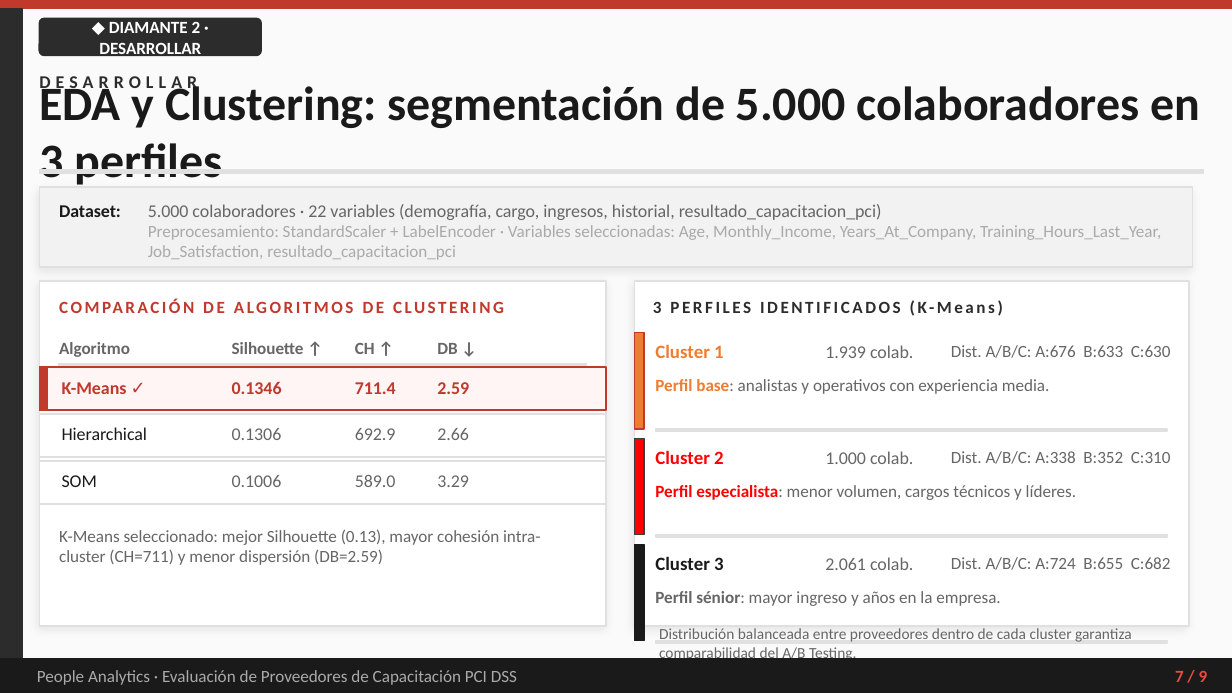
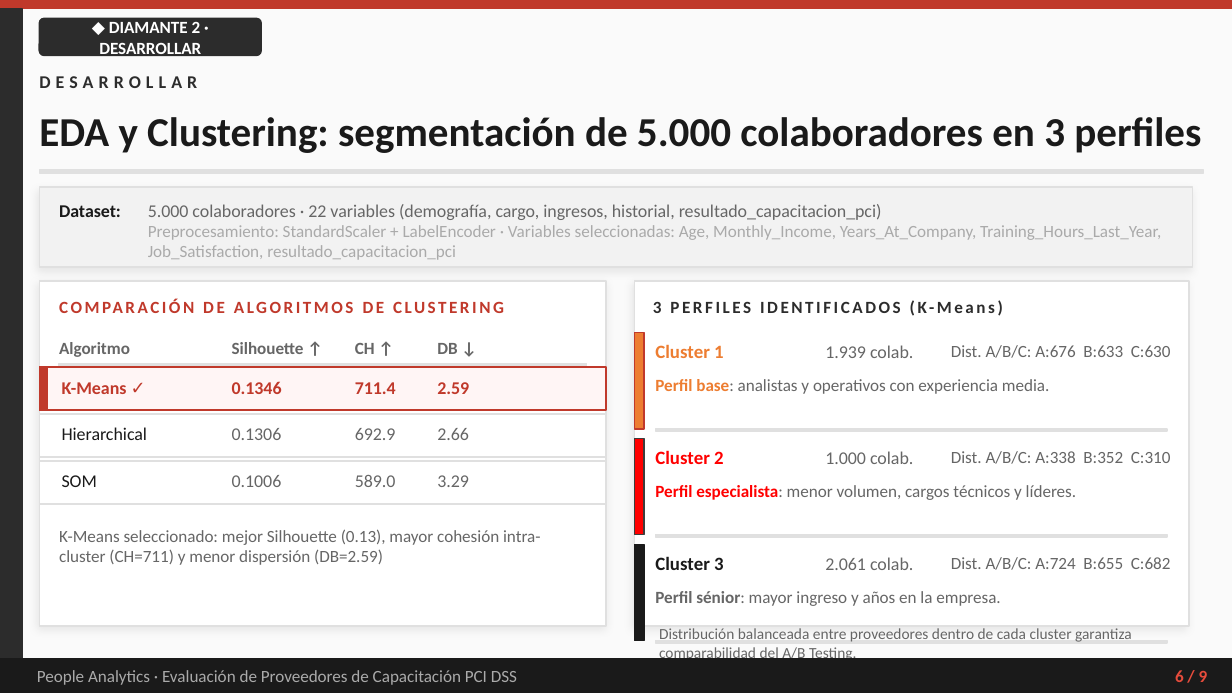
Before and after one commit to oceballos/PeopleAnalytics, a slide deck: slide 8 of people_analytics_G6_capacitación.pptx. Drawn at 1232x693 pixels with LibreOffice and Linux fonts; fonts in the diff are those of the drawing. Boxes give left, top, right and bottom in pixels: in the first picture for what was removed or moved away, otherwise in the second. Text is boxed around its words. In the diff, an @@ line names an element or a change of style, - is before the commit and + after.

```diff
--- a/people_analytics_G6_capacitación.pptx
+++ b/people_analytics_G6_capacitación.pptx
@@ text "EDA y Clustering: segmentación de ..." at box(39, 117, 1201, 153): size 28 to 24 pt @@
@@ text at box(1175, 670, 1208, 682): text changed @@
-7 / 9
+6 / 9
```
Also in this commit, not shown: 8 other slides changed.
